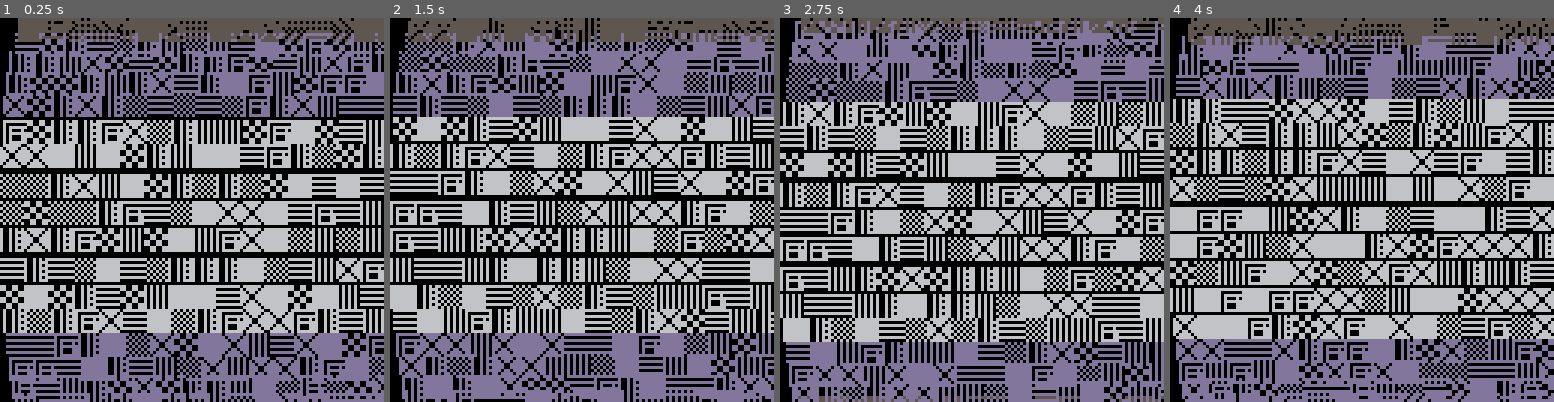
Above: before the commit, frames 1-4 (left to right).
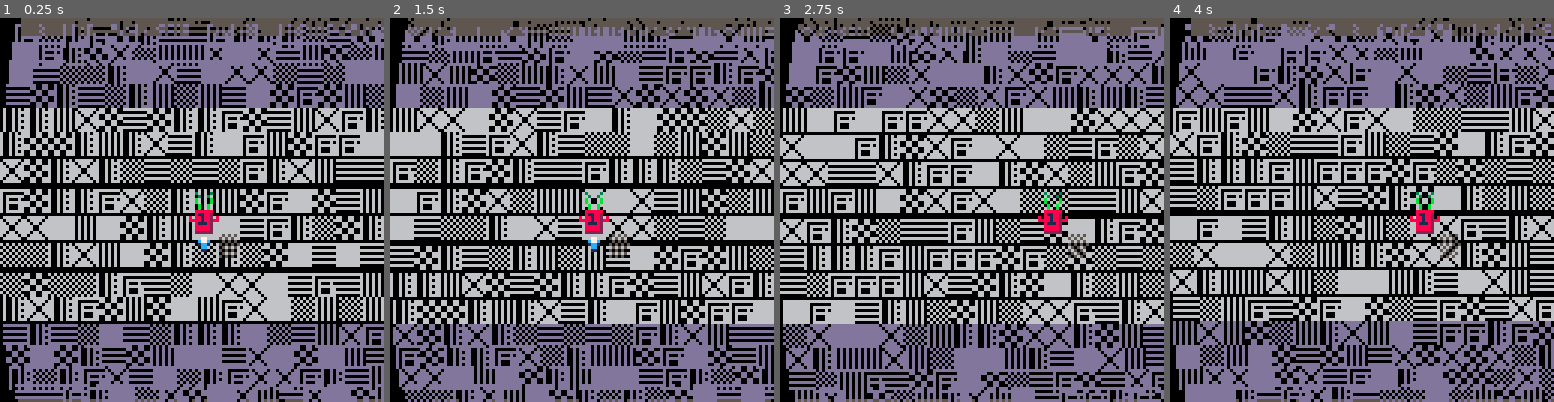
Above: after the commit, the same moments.

Repository: wstephenson/pico8-pseudo3d
Game: PICO-8 cartridge barrel.p8
The game is run twice, just before and just after one commit, with the same random seed, the same clock (stepped at 60 frames per second) and the same inputs.
Inputs:
- Up to frame 1 (0.25 s): no input
- Up to frame 2 (1.5 s): no input
- Up to frame 3 (2.75 s): hold Right 1.6-2.1 s; hold Up 2.15-2.42 s; hold Right from 2.47 s (still down)
- Up to frame 4 (4 s): release Right at 3.03 s; hold Left 3.08-3.58 s; hold Down 3.63-3.97 s

The runs differ from the first frame. In frame 1, 49% of the frame differs, in the area x 0-100%, y 0-100%; in frame 2, 49%; in frame 3, 49%; in frame 4, 51%.

Commit message:
Add a limpet to the barrel

Diff:
--- a/barrel.p8
+++ b/barrel.p8
@@ -5,6 +5,8 @@
 ang=0
 s_ang=0
 c_ang=0
+objtimer=0
+lx=64
 
 function _init()
 	for i=1,16 do
@@ -40,10 +42,19 @@
 			end
 		end
 	end
+	spr(14,lx+8,72)
+	spr(11,lx-8,64)
+	spr(12,lx,64)
+	spr(13,lx+8,64)
+ spr(16,lx,56)
+	if(objtimer%2==0)then
+		spr(15,lx,72)
+	end
 end
 
 function _update()
-	s_ang+=0.33
+	objtimer+=1
+	s_ang-=0.33
 	if(s_ang>99)s_ang=0
 	if(btn(2))then
 		c_ang-=2
@@ -54,24 +65,30 @@
 		if(c_ang>99)then c_ang=0 end
 	end
 	ang=(s_ang+c_ang)%100
+	if(btn(0))then
+		lx-=1
+	end
+	if(btn(1))then
+		lx+=1
+	end
 end
 __gfx__
-00000000777777775555555566666666660066006060606066666666606060606006060606666660666666660000000000000000000000000000000000000000
-00000000777777775555555566666666660066006060606000000000060606066006066660666606600000000000000000000000000000000000000000000000
-00700700777777775555555566666666006600666060606066666666606060606006060666066066606666660000000000000000000000000000000000000000
-00077000777777775555555566666666006600666060606000000000060606066006066666600666606000600000000000000000000000000000000000000000
-00077000777777775555555566666666660066006060606066666666606060606006060666600666606666660000000000000000000000000000000000000000
-00700700777777775555555566666666660066006060606000000000060606066006066666066066606000660000000000000000000000000000000000000000
-00000000777777775555555566666666006600666060606066666666606060606006060660666606606000660000000000000000000000000000000000000000
-00000000777777775555555566666666006600666060606000000000060606066006066606666660606666660000000000000000000000000000000000000000
-00000000000000000000000000000000000000000000000000000000000000000000000000000000000000000000000000000000000000000000000000000000
-00000000000000000000000000000000000000000000000000000000000000000000000000000000000000000000000000000000000000000000000000000000
-00000000000000000000000000000000000000000000000000000000000000000000000000000000000000000000000000000000000000000000000000000000
-00000000000000000000000000000000000000000000000000000000000000000000000000000000000000000000000000000000000000000000000000000000
-00000000000000000000000000000000000000000000000000000000000000000000000000000000000000000000000000000000000000000000000000000000
-00000000000000000000000000000000000000000000000000000000000000000000000000000000000000000000000000000000000000000000000000000000
-00000000000000000000000000000000000000000000000000000000000000000000000000000000000000000000000000000000000000000000000000000000
-00000000000000000000000000000000000000000000000000000000000000000000000000000000000000000000000000000000000000000000000000000000
+00000000777777775555555566666666660066006060606066666666606060606006060606666660666666660000000008888880000000000050505000000000
+00000000777777775555555566666666660066006060606000000000060606066006066660666606600000000000000008118820000000000505050000077000
+00700700777777775555555566666666006600666060606066666666606060606006060666066066606666660000000808818820800000000050505000c77c00
+000770007777777755555555666666660066006660606060000000000606060660060666666006666060006000000008888188288000000005050505001cc100
+000770007777777755555555666666666600660060606060666666666060606060060606666006666066666600000000081118200000000000505050000cc000
+00700700777777775555555566666666660066006060606000000000060606066006066666066066606000660000000008888820000000000505050000011000
+00000000777777775555555566666666006600666060606066666666606060606006060660666606606000660000000008888820000000000050505000000000
+00000000777777775555555566666666006600666060606000000000060606066006066606666660606666660000000002222220000000000505050000000000
+00000000000000000000000000000000000000000000000000000000000000000000000000000000000000000000000000000000000000000000000000000000
+00000000000000000000000000000000000000000000000000000000000000000000000000000000000000000000000000000000000000000000000000000000
+03000030000000000000000000000000000000000000000000000000000000000000000000000000000000000000000000000000000000000000000000000000
+00300300000000000000000000000000000000000000000000000000000000000000000000000000000000000000000000000000000000000000000000000000
+0b0000b0000000000000000000000000000000000000000000000000000000000000000000000000000000000000000000000000000000000000000000000000
+0b0000b0000000000000000000000000000000000000000000000000000000000000000000000000000000000000000000000000000000000000000000000000
+00b00b00000000000000000000000000000000000000000000000000000000000000000000000000000000000000000000000000000000000000000000000000
+00b00b00000000000000000000000000000000000000000000000000000000000000000000000000000000000000000000000000000000000000000000000000
 00000000000000000000000000000000000000000000000000000000000000000000000000000000000000000000000000000000000000000000000000000000
 00000000000000000000000000000000000000000000000000000000000000000000000000000000000000000000000000000000000000000000000000000000
 00000000000000000000000000000000000000000000000000000000000000000000000000000000000000000000000000000000000000000000000000000000
